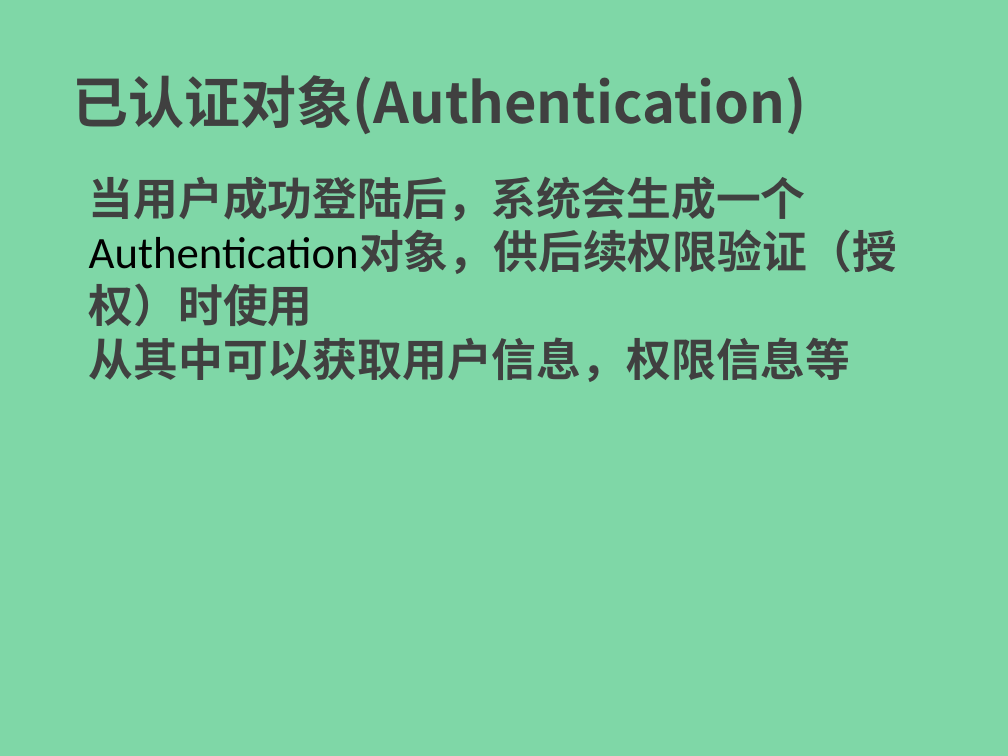
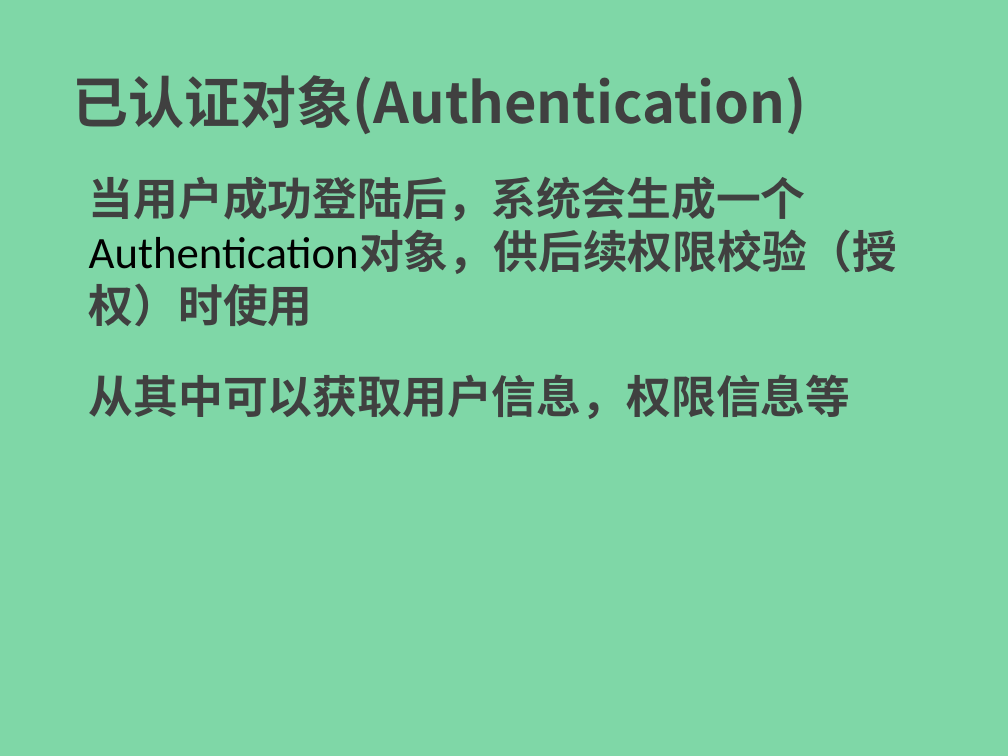
Before and after one commit to endofprogram/eop-ssei, a slide deck: slide 9 of ppt/spring-security-easy-in-01.pptx. Drawn at 1008x756 pixels with LibreOffice and Linux fonts; fonts in the diff are those of the drawing. Boxes give left, top, right and bottom in pixels: in the first picture for what was removed or moved away, otherwise in the second. Text is boxed around its words. In the diff, an @@ line names an element or a change of style, - is before the commit and + after.

```diff
--- a/ppt/spring-security-easy-in-01.pptx
+++ b/ppt/spring-security-easy-in-01.pptx
@@ text at bbox=[89, 177, 897, 326]: text changed @@
-当用户成功登陆后，系统会生成一个Authentication对象，供后续权限验证（授权）时使用
-从其中可以获取用户信息，权限信息等
+当用户成功登陆后，系统会生成一个Authentication对象，供后续权限校验（授权）时使用
@@ text added at bbox=[89, 374, 851, 419], 32 pt, text #404040, bold @@
+从其中可以获取用户信息，权限信息等
```
Also in this commit, not shown: 5 other slides changed, 2 other files.
